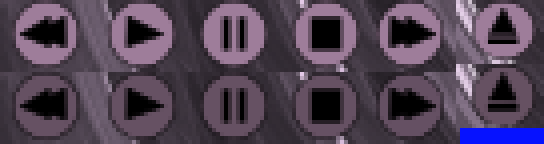
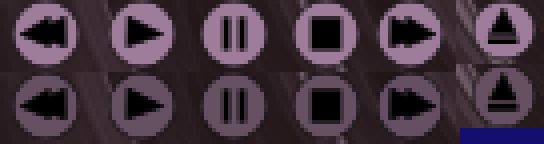
Layers edited between the first and the second w=544, h=144 image:
renamed "Empty Layer#1" to "Button Border", showed it, moved it above "Empty Layer#3", painted on it over [0, 0, 544, 144]
